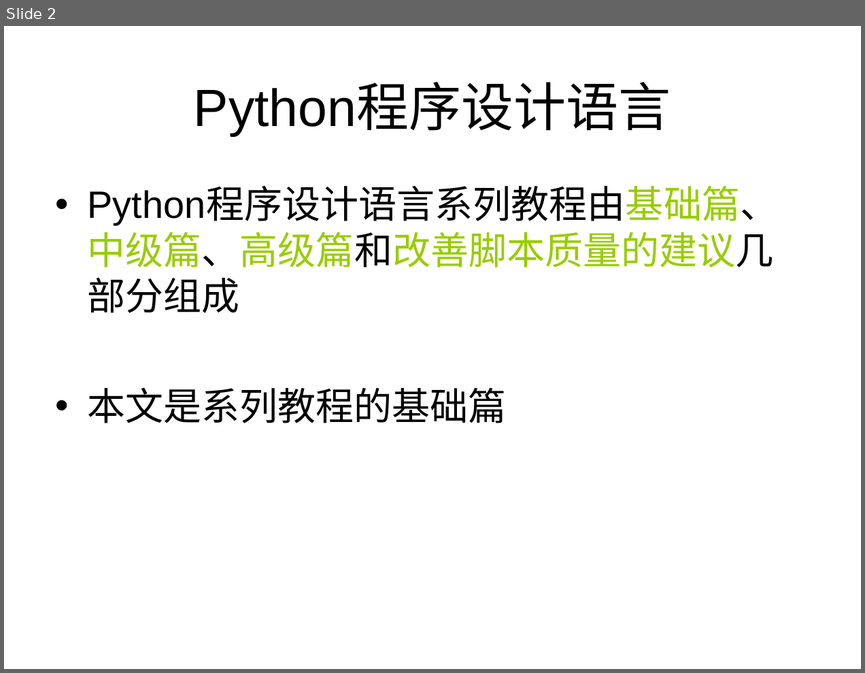
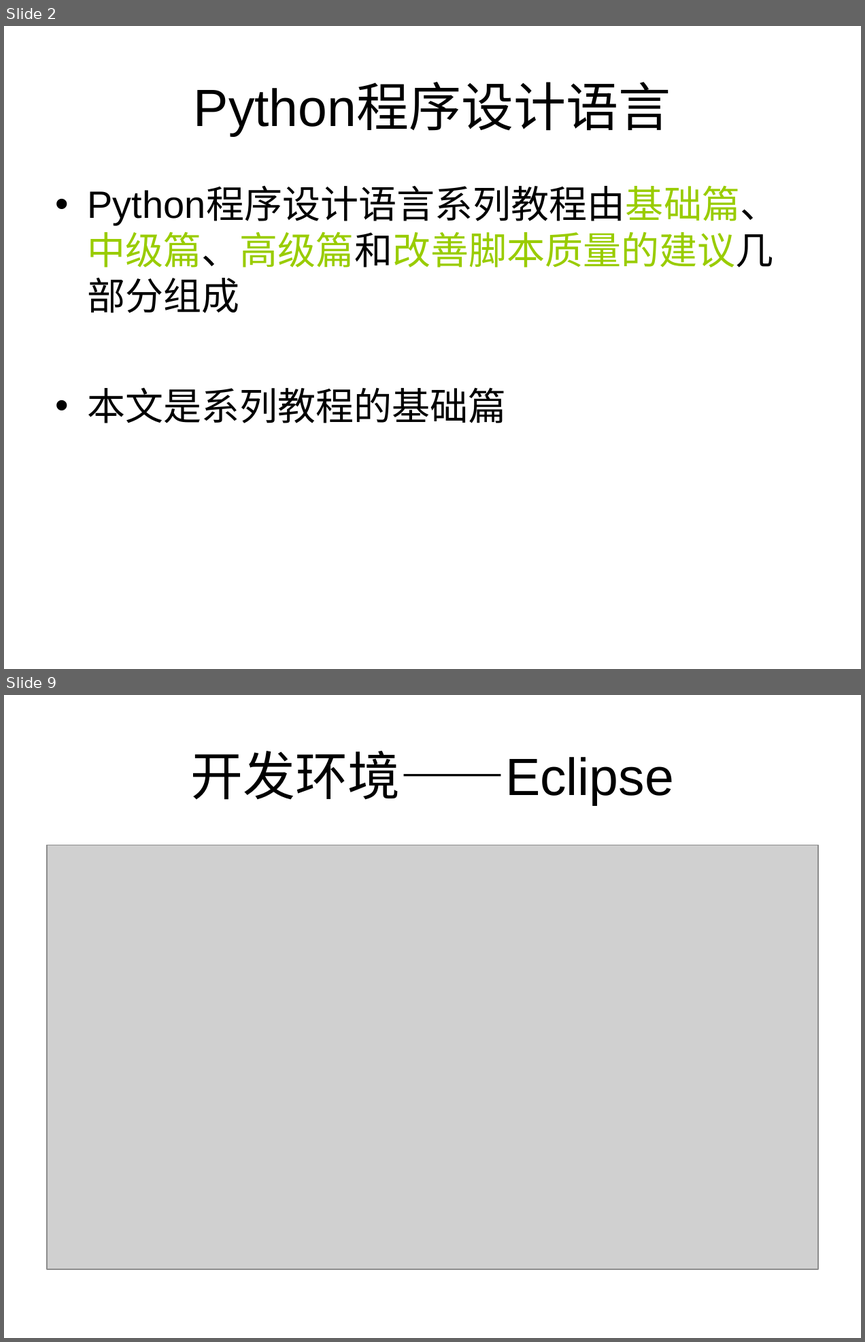
Before and after one commit to fengms83/code, a slide deck: python/doc/Python程序设计语言——基础篇.ppt. Shown one above the other, each under a label of ours: slide 2 before the commit, slides 2 and 9 after it; the slides between them are not shown. The pictures are 865x673 and 865x1342 pixels, drawn with LibreOffice and Linux fonts; fonts in the diff are those of the drawing; grey boxes stand for pictures. Boxes give left, top, right and bottom in pixels: in the first picture for what was removed or moved away, otherwise in the second. Text is boxed around its words. In the diff, an @@ line names an element or a change of style, - is before the commit and + after.

```diff
--- a/python/doc/Python程序设计语言——基础篇.ppt
+++ b/python/doc/Python程序设计语言——基础篇.ppt
@@ slide 9 added at [4,695,861,1338], background #FFFFFF @@
@@ title added at [191,751,674,806], 44 pt, text #000000 @@
+开发环境——Eclipse
@@ picture added at [47,845,818,1269] @@
```
Also in this commit, not shown: 1 slide changed, 27 other slides added, 1 slide removed.
